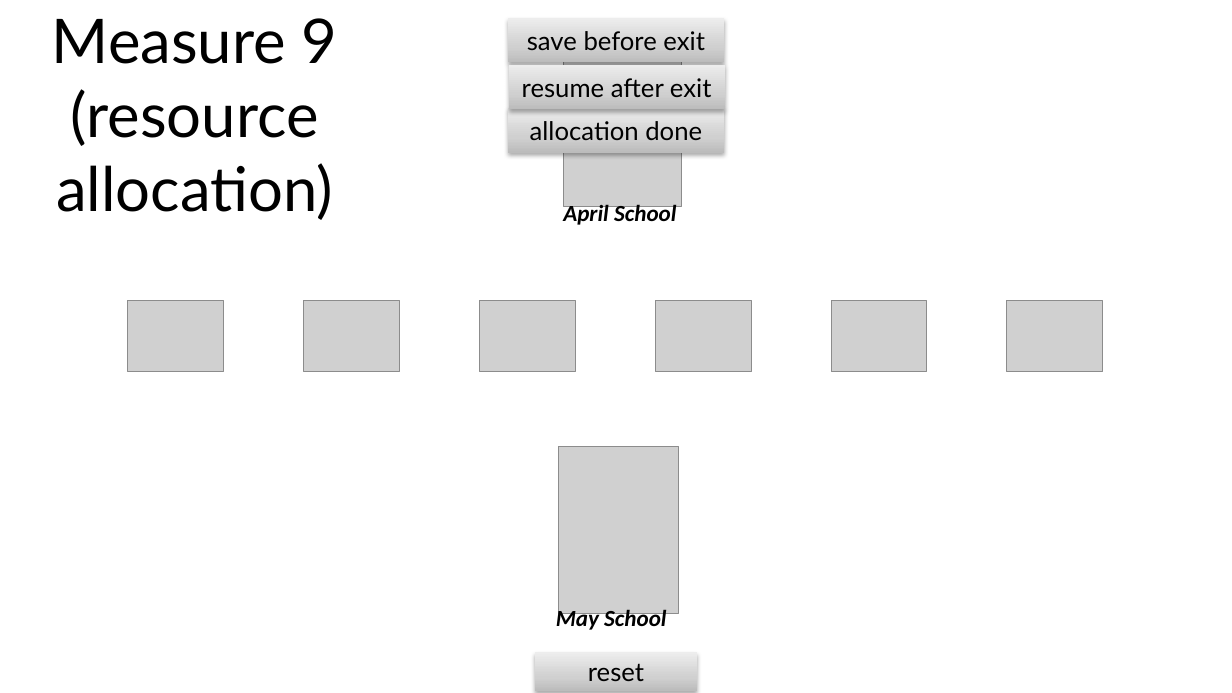
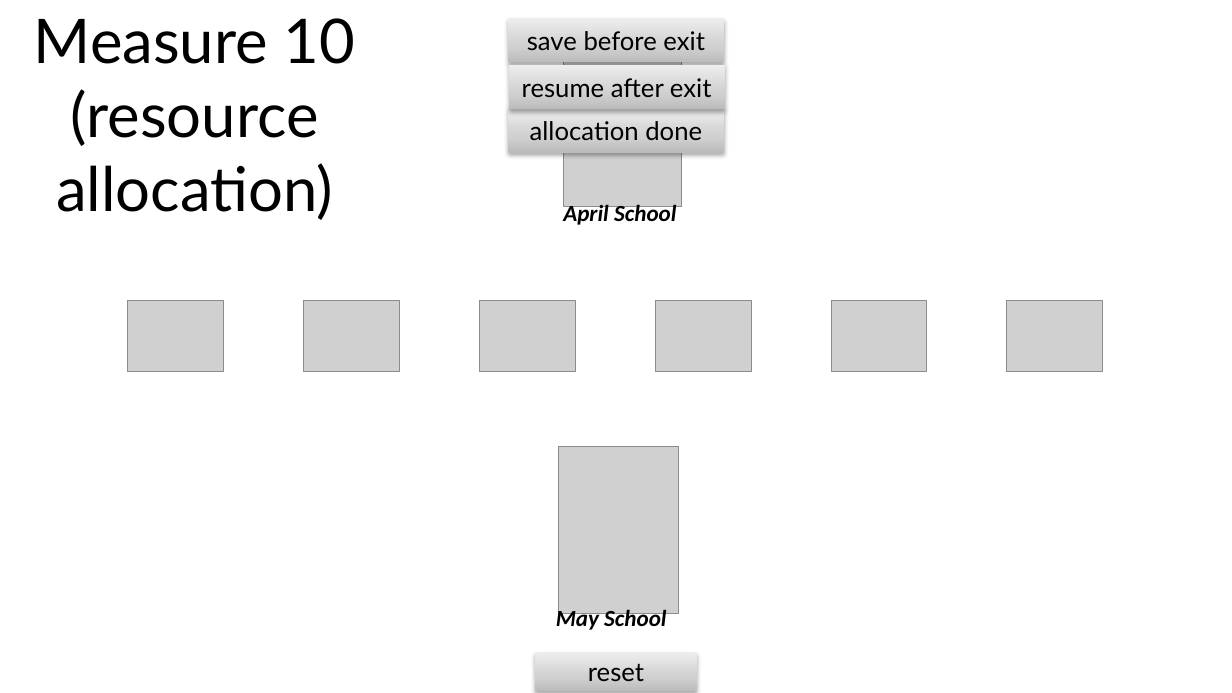
Before and after one commit to mariannazhang/PowerPoint-auto-coding, a slide deck: slide 26 of materials/stimuli.pptm (slide 25 before the commit). Drawn at 1232x693 pixels with LibreOffice and Linux fonts; fonts in the diff are those of the drawing; grey boxes stand for pictures. Boxes give left, top, right and bottom in pixels: in the first picture for what was removed or moved away, otherwise in the second. Text is boxed around its words. In the diff, an @@ line names an element or a change of style, - is before the commit and + after.

```diff
--- a/materials/stimuli.pptm
+++ b/materials/stimuli.pptm
@@ text at (x1=34, y1=18, x2=355, y2=220): text changed @@
-Measure 9 (resource allocation)
+Measure 10 (resource allocation)
```
Also in this commit, not shown: 2 other slides changed, 1 slide added, 2 other files.
